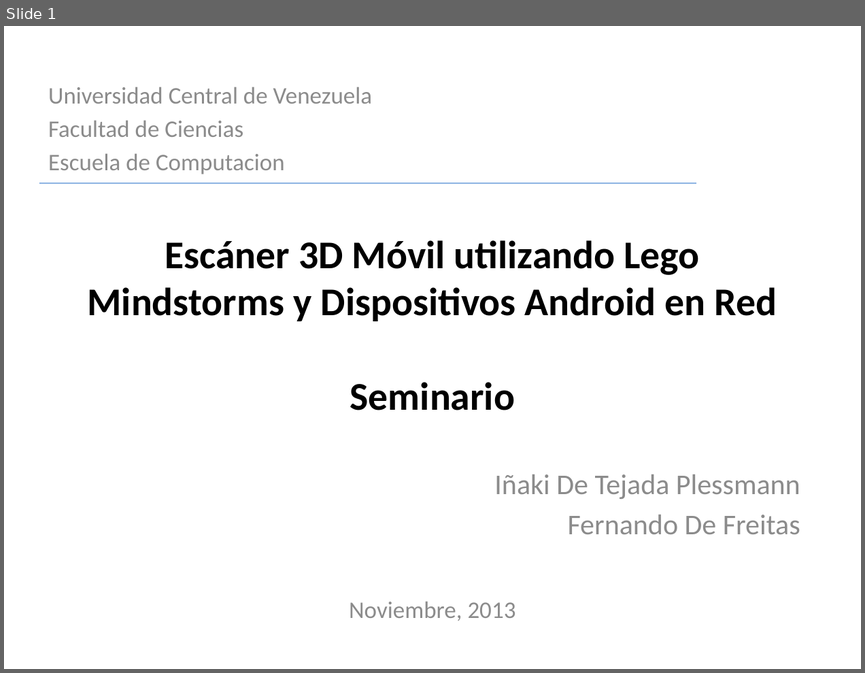
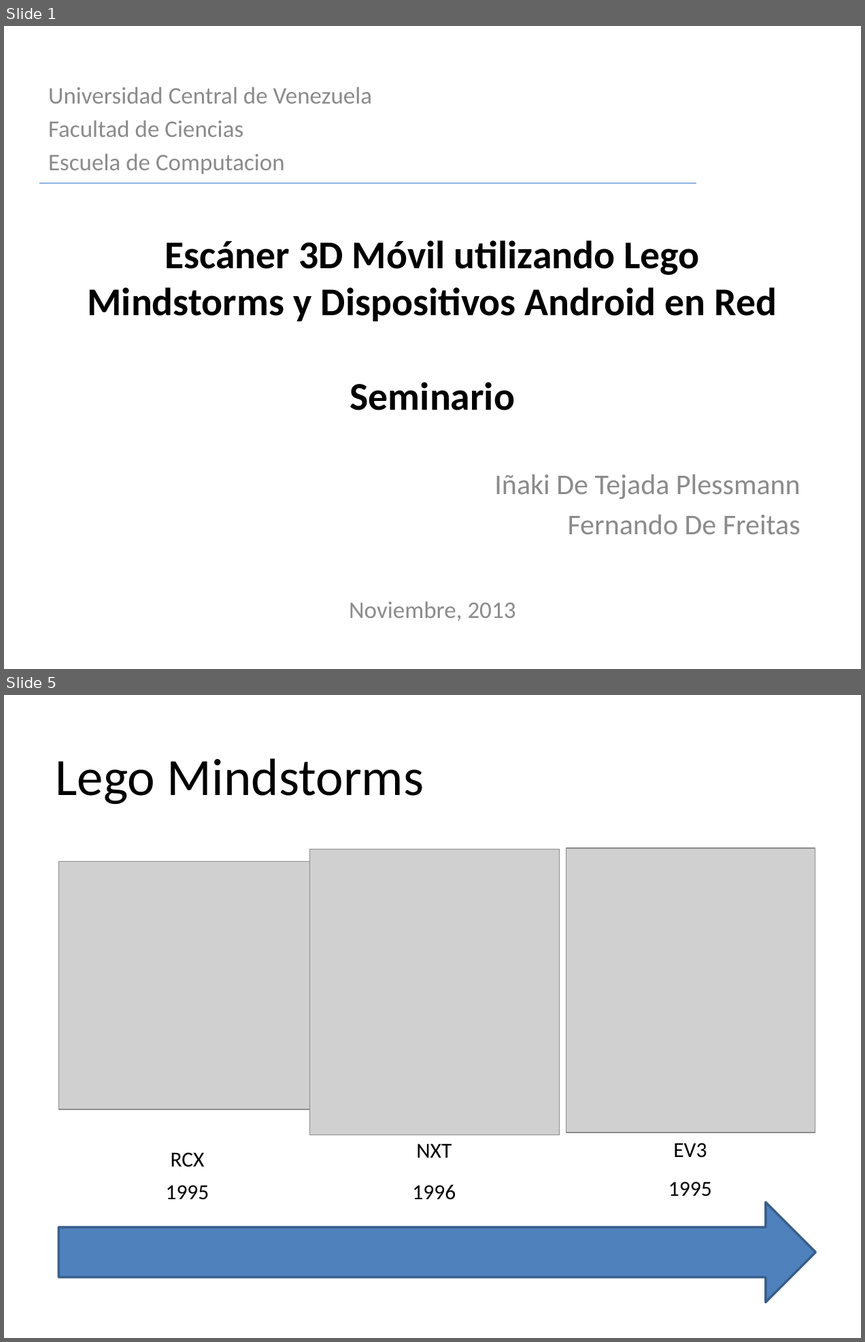
Before and after one commit to fdefreitas/MADN3S, a slide deck: Seminario/presentacion-seminario.pptx. Shown one above the other, each under a label of ours: slide 1 before the commit, slides 1 and 5 after it; the slides between them are not shown. The pictures are 865x673 and 865x1342 pixels, drawn with LibreOffice and Linux fonts; fonts in the diff are those of the drawing; grey boxes stand for pictures. Boxes give left, top, right and bottom in pixels: in the first picture for what was removed or moved away, otherwise in the second. Text is boxed around its words. In the diff, an @@ line names an element or a change of style, - is before the commit and + after.

```diff
--- a/Seminario/presentacion-seminario.pptx
+++ b/Seminario/presentacion-seminario.pptx
@@ slide 5 added at box(4, 695, 861, 1338), background #FFFFFF @@
@@ title added at box(56, 758, 424, 804), 44 pt, text #000000 @@
+Lego Mindstorms
@@ picture added at box(310, 849, 559, 1134) @@
@@ picture added at box(566, 849, 815, 1133) @@
@@ picture added at box(59, 861, 310, 1109) @@
@@ text added at box(416, 1143, 451, 1157), 18 pt, text #000000 @@
+NXT
@@ text added at box(673, 1142, 706, 1157), 18 pt, text #000000 @@
+EV3
@@ text added at box(171, 1152, 205, 1167), 18 pt, text #000000 @@
+RCX
@@ text added at box(412, 1184, 456, 1200), 18 pt, text #000000 @@
+1996
@@ text added at box(668, 1181, 712, 1196), 18 pt, text #000000 @@
+1995
@@ right arrow added at box(59, 1202, 815, 1302), fill #4F81BD, outline #3A5F8C 2 pt @@
@@ text added at box(166, 1185, 209, 1200), 18 pt, text #000000 @@
+1995
```
Also in this commit, not shown: 2 slides changed, 1 other slide added, 6 other files.
